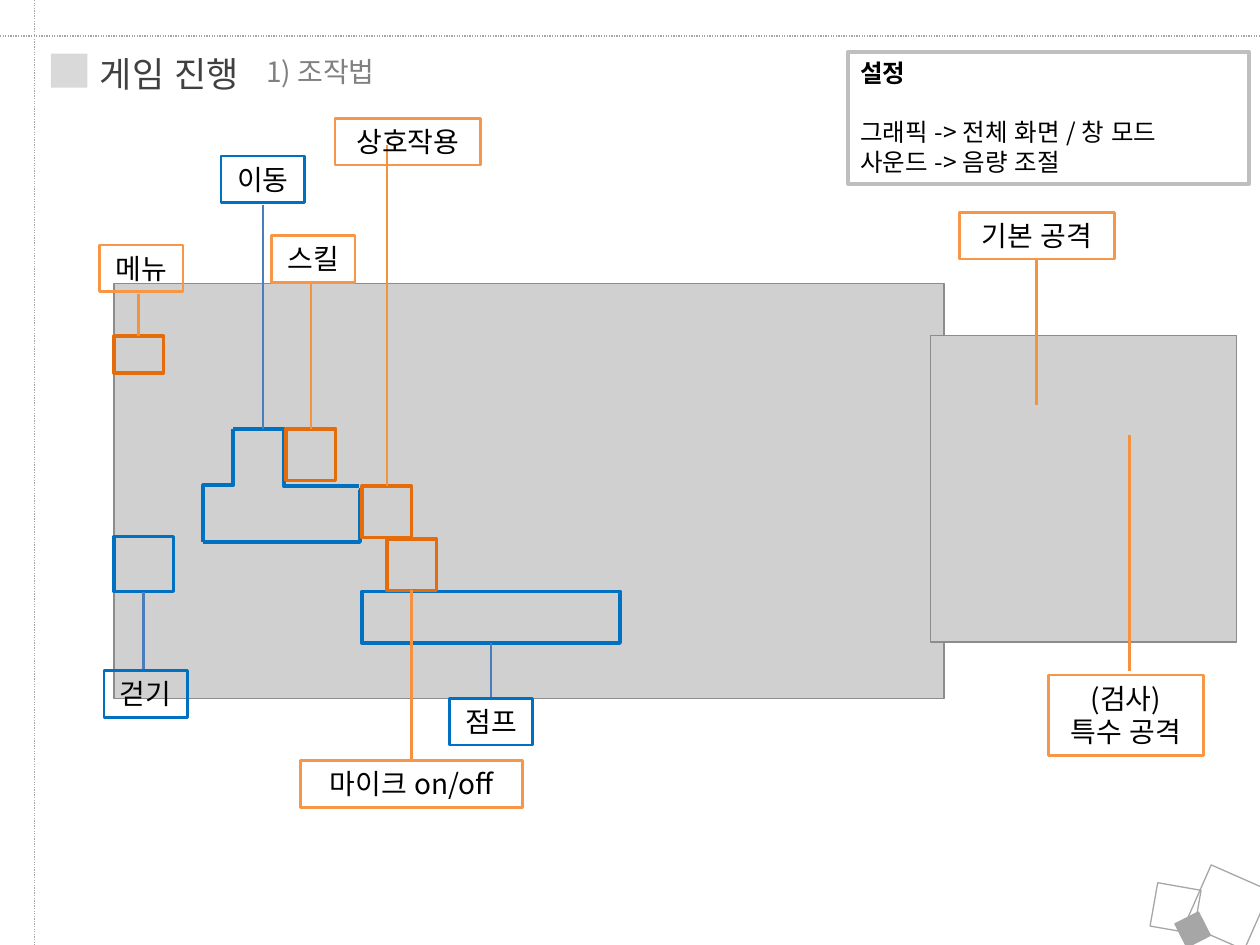
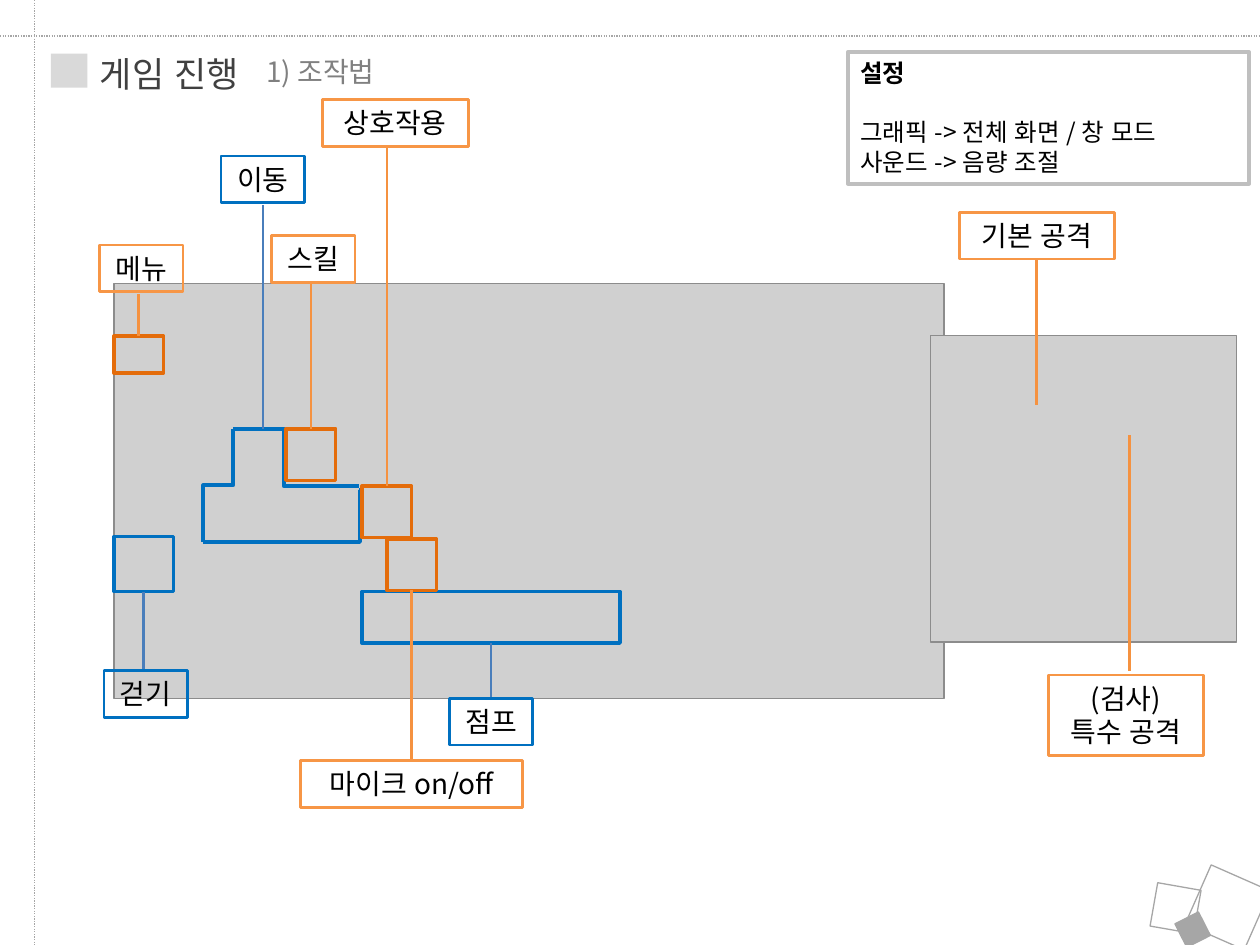
Before and after one commit to JungRobbi/ZolZak, a slide deck: slide 31 of Document/ppt.pptx (slide 27 before the commit). Drawn at 1260x945 pixels with LibreOffice and Linux fonts; fonts in the diff are those of the drawing; grey boxes stand for pictures. Boxes give left, top, right and bottom in pixels: in the first picture for what was removed or moved away, otherwise in the second. Text is boxed around its words. In the diff, an @@ line names an element or a change of style, - is before the commit and + after.

```diff
--- a/Document/ppt.pptx
+++ b/Document/ppt.pptx
@@ rectangle "상호작용": place and size @@
-rectangle "상호작용" at [335,118,481,165]
+rectangle "상호작용" at [323,100,469,146]
```
Also in this commit, not shown: 9 other slides changed, 4 slides added, 2 other files.
